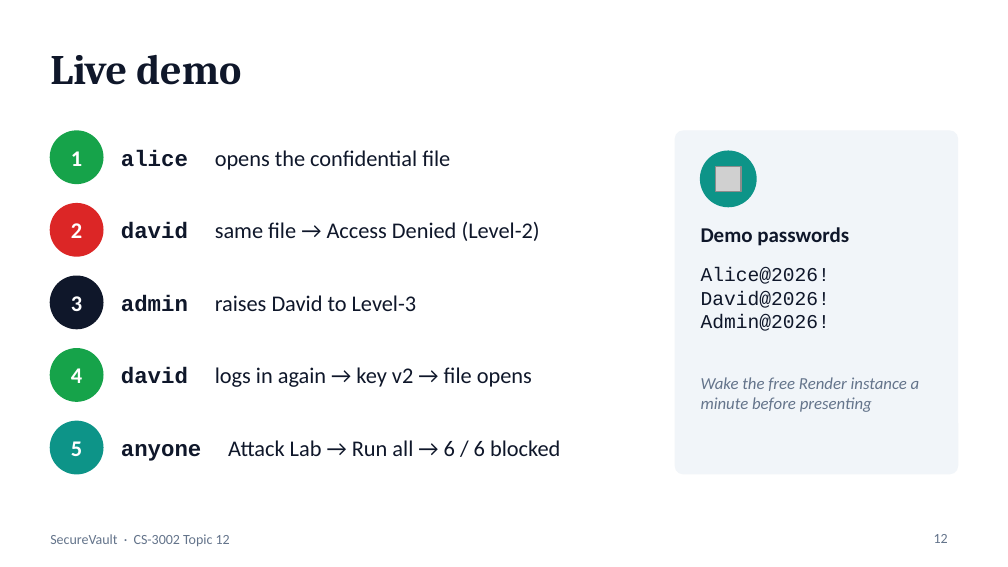
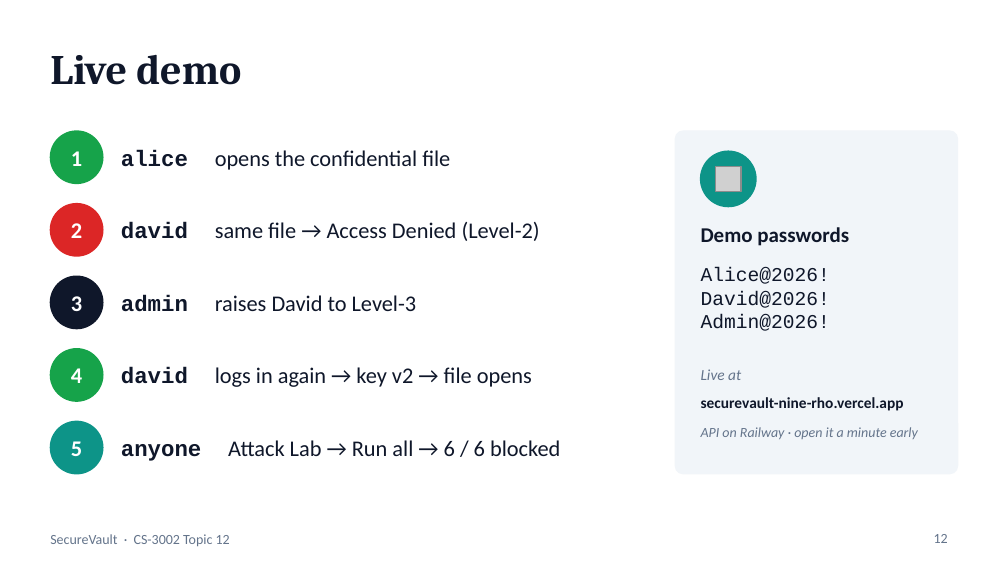
Before and after one commit to i242034-star/securevault, a slide deck: slide 12 of documentation_deliverables/SecureVault_Presentation.pptx. Drawn at 1008x567 pixels with LibreOffice and Linux fonts; fonts in the diff are those of the drawing; grey boxes stand for pictures. Boxes give left, top, right and bottom in pixels: in the first picture for what was removed or moved away, otherwise in the second. Text is boxed around its words. In the diff, an @@ line names an element or a change of style, - is before the commit and + after.

```diff
--- a/documentation_deliverables/SecureVault_Presentation.pptx
+++ b/documentation_deliverables/SecureVault_Presentation.pptx
@@ text at [701,369,741,380]: text changed; size 12 to 11 pt @@
-Wake the free Render instance a minute before presenting
+Live at
@@ text added at [701,397,904,411], 11 pt, text #0F172A, bold @@
+securevault-nine-rho.vercel.app
@@ text added at [701,427,918,439], 10 pt, text #64748B, italic @@
+API on Railway · open it a minute early
```
Also in this commit, not shown: 2 other slides changed, 6 other files.
